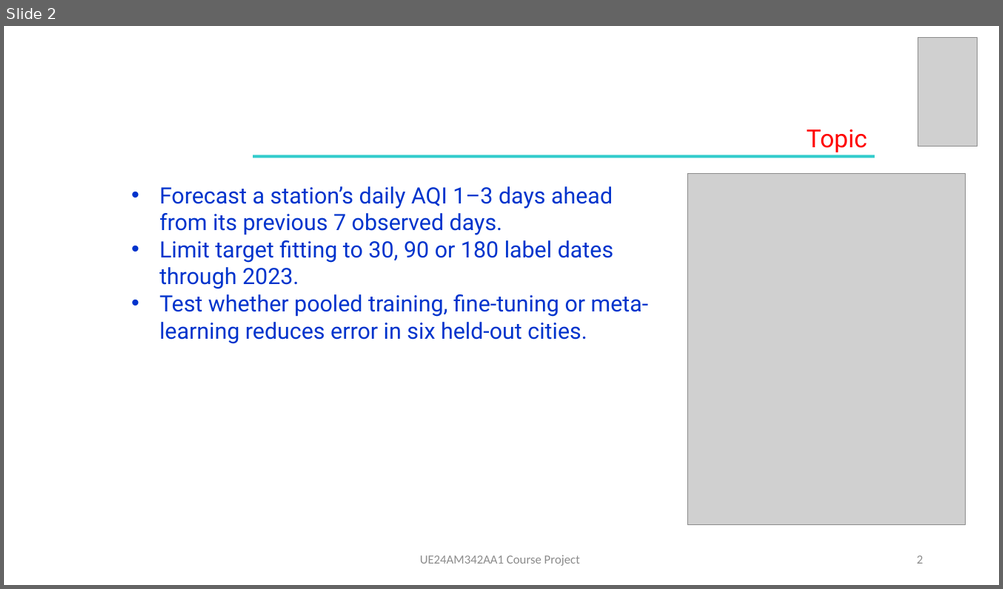
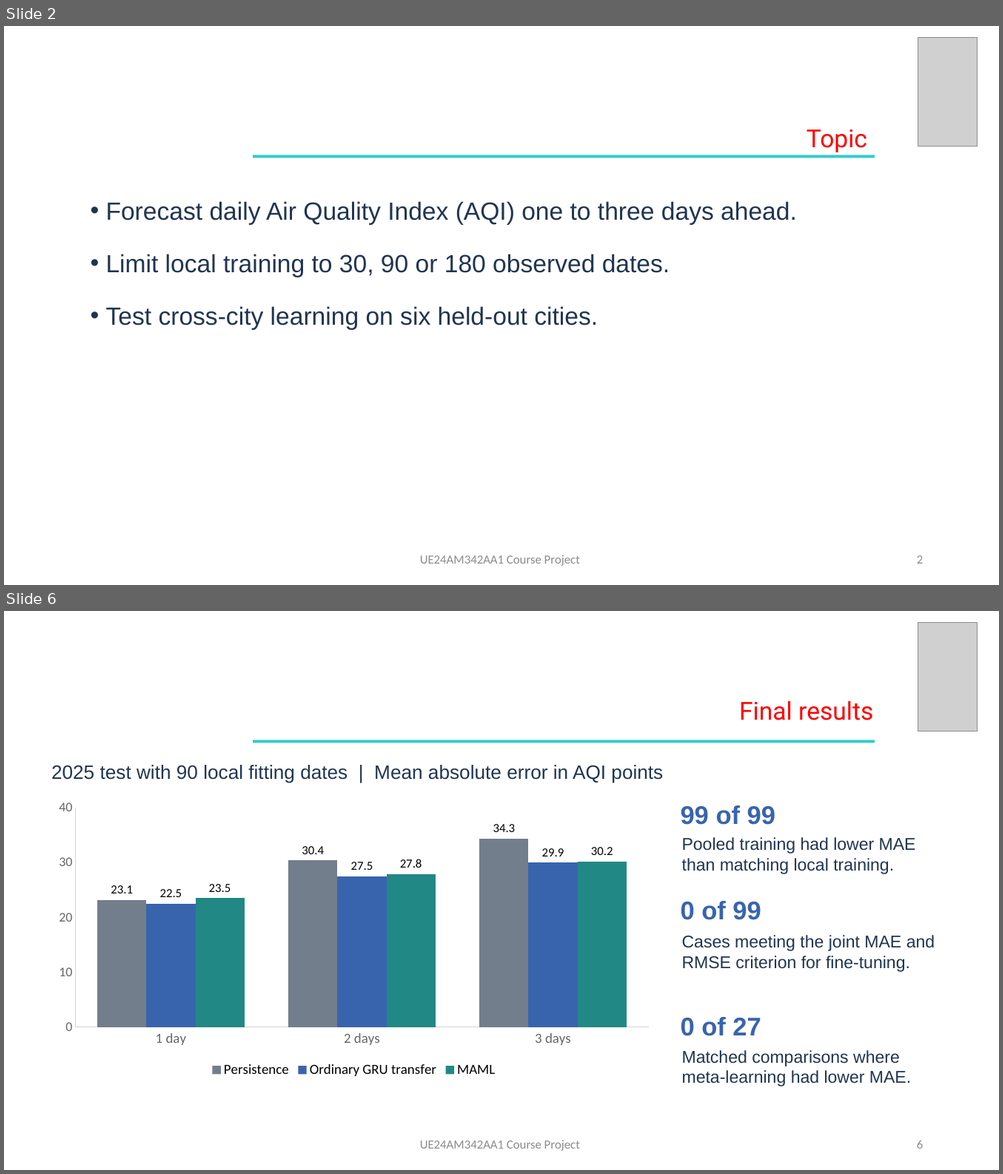
Before and after one commit to arjunsrikanthh/afml-course-project, a slide deck: slides/AFML_Final_Presentation.pptx. Shown one above the other, each under a label of ours: slide 2 before the commit, slides 2 and 6 after it; the slides between them are not shown. The pictures are 1003x589 and 1003x1174 pixels, drawn with LibreOffice and Linux fonts; fonts in the diff are those of the drawing; grey boxes stand for pictures. Boxes give left, top, right and bottom in pixels: in the first picture for what was removed or moved away, otherwise in the second. Text is boxed around its words. In the diff, an @@ line names an element or a change of style, - is before the commit and + after.

Commit message:
Finalize AFML paper, presentation, and submission materials

```diff
--- a/slides/AFML_Final_Presentation.pptx
+++ b/slides/AFML_Final_Presentation.pptx
@@ slide 6 added at [4, 611, 999, 1170], background #FFFFFF @@
@@ picture added at [918, 623, 978, 731] @@
@@ text added at [739, 701, 873, 721], 24 pt, text #FF0000 @@
+Final results
@@ rectangle added at [253, 740, 874, 743], fill #33CCCC @@
@@ text added at [51, 765, 663, 783], 18.8 pt, text #203551 @@
+2025 test with 90 local fitting dates | Mean absolute error in AQI points
@@ column chart added at [46, 794, 660, 1082] @@
+categories: 1 day, 2 days, 3 days
+Persistence: 23.1, 30.4, 34.3
+Ordinary GRU transfer: 22.4, 27.5, 29.9
+MAML: 23.5, 27.8, 30.2
@@ text added at [680, 806, 775, 825], 24.8 pt, text #3864AE, bold @@
+99 of 99
@@ text added at [682, 837, 916, 874], 16.5 pt, text #203551 @@
+Pooled training had lower MAE than matching local training.
@@ text added at [680, 901, 760, 920], 24.8 pt, text #3864AE, bold @@
+0 of 99
@@ text added at [682, 935, 934, 972], 16.5 pt, text #203551 @@
+Cases meeting the joint MAE and RMSE criterion for fine-tuning.
@@ text added at [680, 1017, 760, 1037], 24.8 pt, text #3864AE, bold @@
+0 of 27
@@ text added at [682, 1051, 910, 1087], 16.5 pt, text #203551 @@
+Matched comparisons where meta-learning had lower MAE.
@@ text added at [420, 1140, 580, 1151], 12 pt, text #8C8C8C @@
+UE24AM342AA1 Course Project
@@ page number added at [916, 1141, 922, 1149], 12 pt, text #8C8C8C @@
+6
@@ slide 2 changed as well @@
@@ picture removed at [688, 174, 966, 526] @@
@@ text at [106, 201, 797, 330]: text changed; size 21.8 to 24 pt; font Roboto to Arial; text colour #0033CC to #203551 @@
-• Forecast a station’s daily AQI 1–3 days ahead from its previous 7 observed days.
-• Limit target fitting to 30, 90 or 180 label dates through 2023.
-• Test whether pooled training, fine-tuning or meta-learning reduces error in six held-out cities.
+• Forecast daily Air Quality Index (AQI) one to three days ahead.
+• Limit local training to 30, 90 or 180 observed dates.
+• Test cross-city learning on six held-out cities.
```
Also in this commit, not shown: 5 other slides changed, 7 other slides added, 6 slides removed, 35 other files.
